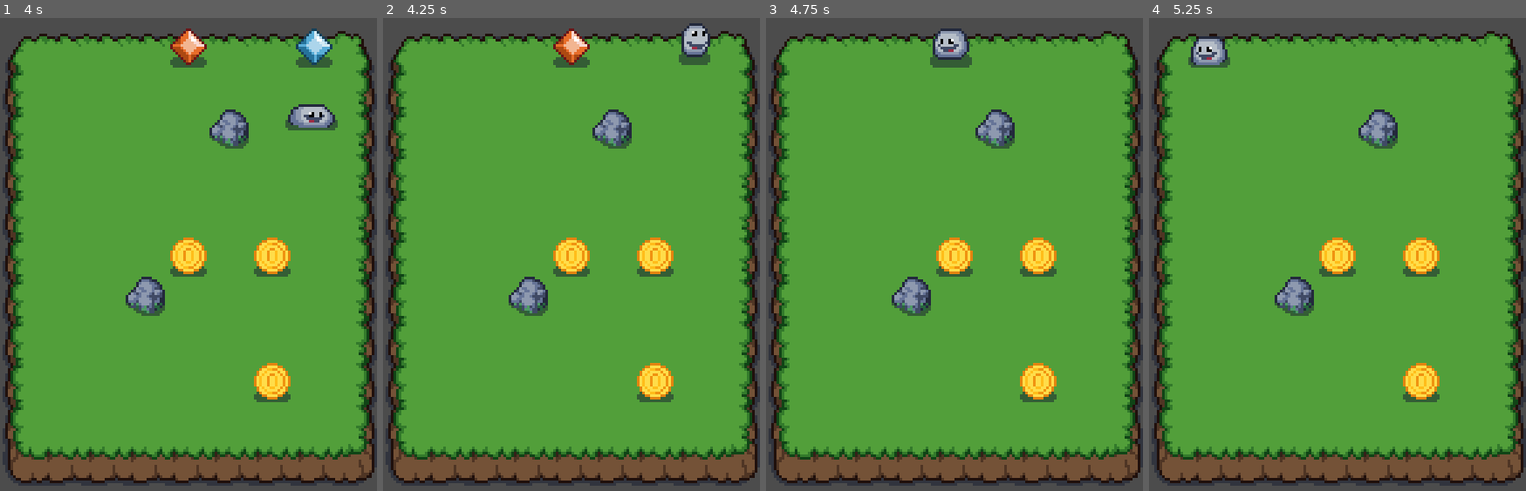
Above: before the commit, frames 1-4 (left to right).
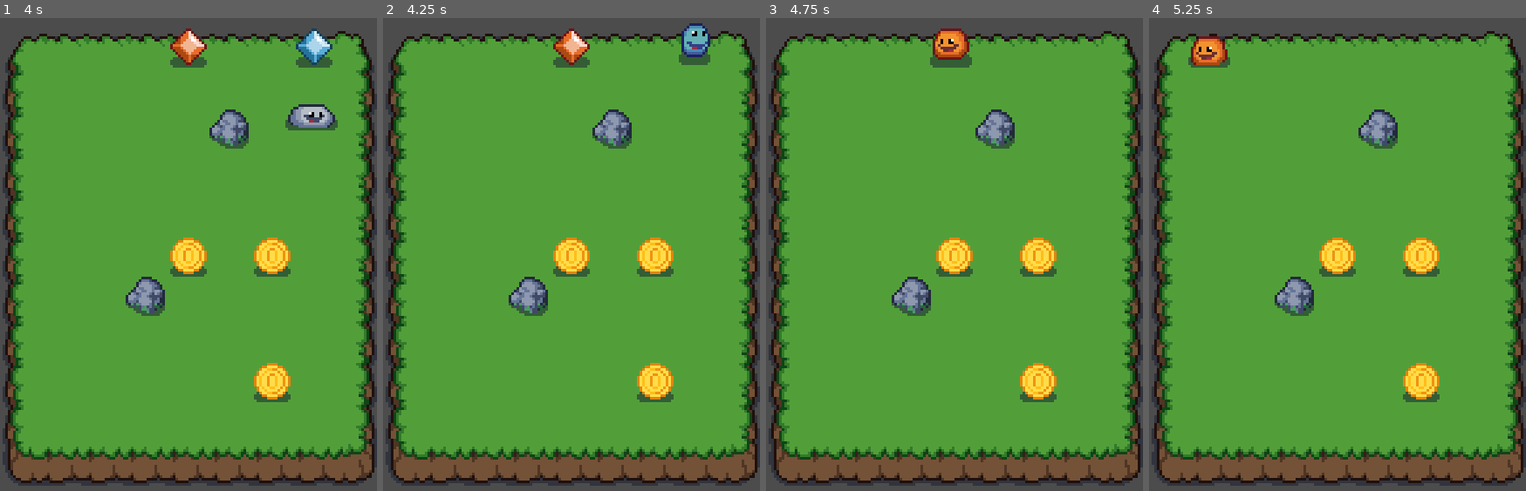
Above: after the commit, the same moments.

Repository: renancvalladao/slime-puzzle-godot
Game: Godot game, scene res://scenes/level.tscn
Same seed, same stepped clock (60 frames per second), same inputs: the game is played once before the commit and once after it.
Inputs:
- Up to frame 1 (4 s): hold Right (ui_right) 0.53-1.28 s; hold Down (ui_down) 1.28-2.03 s; hold Right (ui_right) 2.03-2.78 s; hold Up (ui_up) 2.78-3.53 s; hold Left (ui_left) from 3.53 s (still down)
- Up to frame 2 (4.25 s): keep holding Left (ui_left)
- Up to frame 3 (4.75 s): keep holding Left (ui_left)
- Up to frame 4 (5.25 s): release Left (ui_left) at 5.03 s; hold Down (ui_down) from 5.03 s (still down)

Frame 1 is identical in both runs. In frame 2, 0.4% of the frame differs, in the area x 79-87%, y 1-9%; in frame 3, 0.5%, in the area x 44-54%, y 2-9%; in frame 4, 0.5%.

Commit message:
Changing player color on crystal collision

Diff:
--- a/scenes/crystal_blue.tscn
+++ b/scenes/crystal_blue.tscn
@@ -9,6 +9,7 @@
 [node name="CrystalBlue" type="Area2D"]
 collision_layer = 4
 script = ExtResource( 2 )
+color = 1
 
 [node name="Sprite" type="Sprite" parent="."]
 texture = ExtResource( 1 )
--- a/scenes/crystal_orange.tscn
+++ b/scenes/crystal_orange.tscn
@@ -9,6 +9,7 @@
 [node name="CrystalOrange" type="Area2D"]
 collision_layer = 4
 script = ExtResource( 2 )
+color = 2
 
 [node name="Sprite" type="Sprite" parent="."]
 texture = ExtResource( 1 )
--- a/scripts/crystal.gd
+++ b/scripts/crystal.gd
@@ -1,7 +1,12 @@
 extends Area2D
+
+const Util = preload("res://scripts/util.gd")
+export(Util.Colors) var color
 
 func _ready():
 	connect("body_entered", self, "_body_entered")
 
-func _body_entered(_other: Node):
-	queue_free()
+func _body_entered(other: Node):
+	if (other.has_method("change_color")):
+		other.change_color(color)
+		queue_free()
--- a/scripts/player.gd
+++ b/scripts/player.gd
@@ -1,7 +1,14 @@
 extends KinematicBody2D
 
+const Util = preload("res://scripts/util.gd")
 var velocity: Vector2
 var speed: int = 100
+var color = Util.Colors.NO_COLOR
+var sprites = {
+	Util.Colors.NO_COLOR: preload("res://assets/slime_no_color.png"),
+	Util.Colors.BLUE: preload("res://assets/slime_blue.png"),
+	Util.Colors.ORANGE: preload("res://assets/slime_orange.png")
+}
 onready var animation_player: AnimationPlayer = $AnimationPlayer
 onready var sprite: Sprite = $Sprite
 
@@ -25,3 +32,7 @@
 		sprite.flip_h = false
 	elif velocity.x < 0:
 		sprite.flip_h = true
+
+func change_color(new_color) -> void:
+	sprite.texture = sprites[new_color]
+	color = new_color
--- /dev/null
+++ b/scripts/util.gd
@@ -0,0 +1,7 @@
+extends Node
+
+enum Colors {
+	NO_COLOR,
+	BLUE,
+	ORANGE
+}
